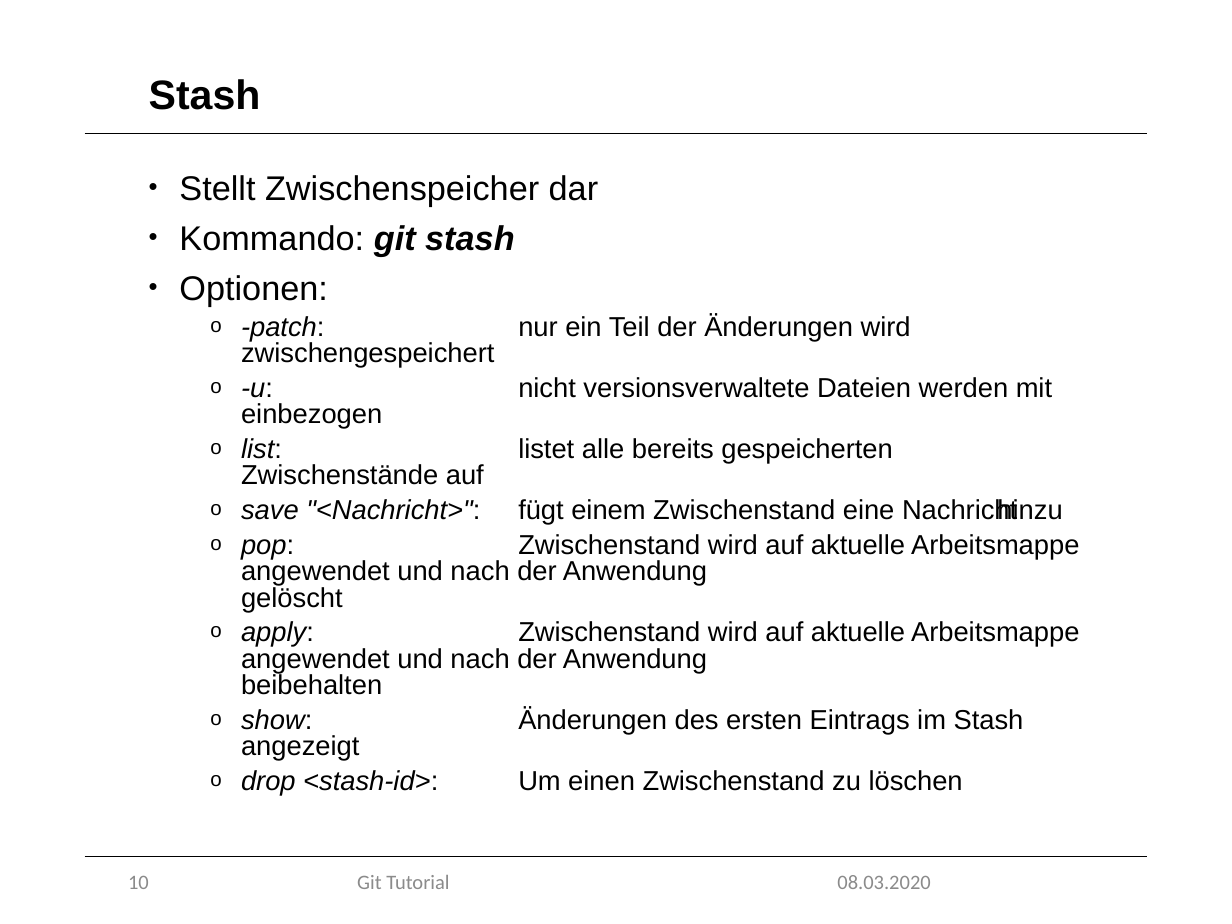
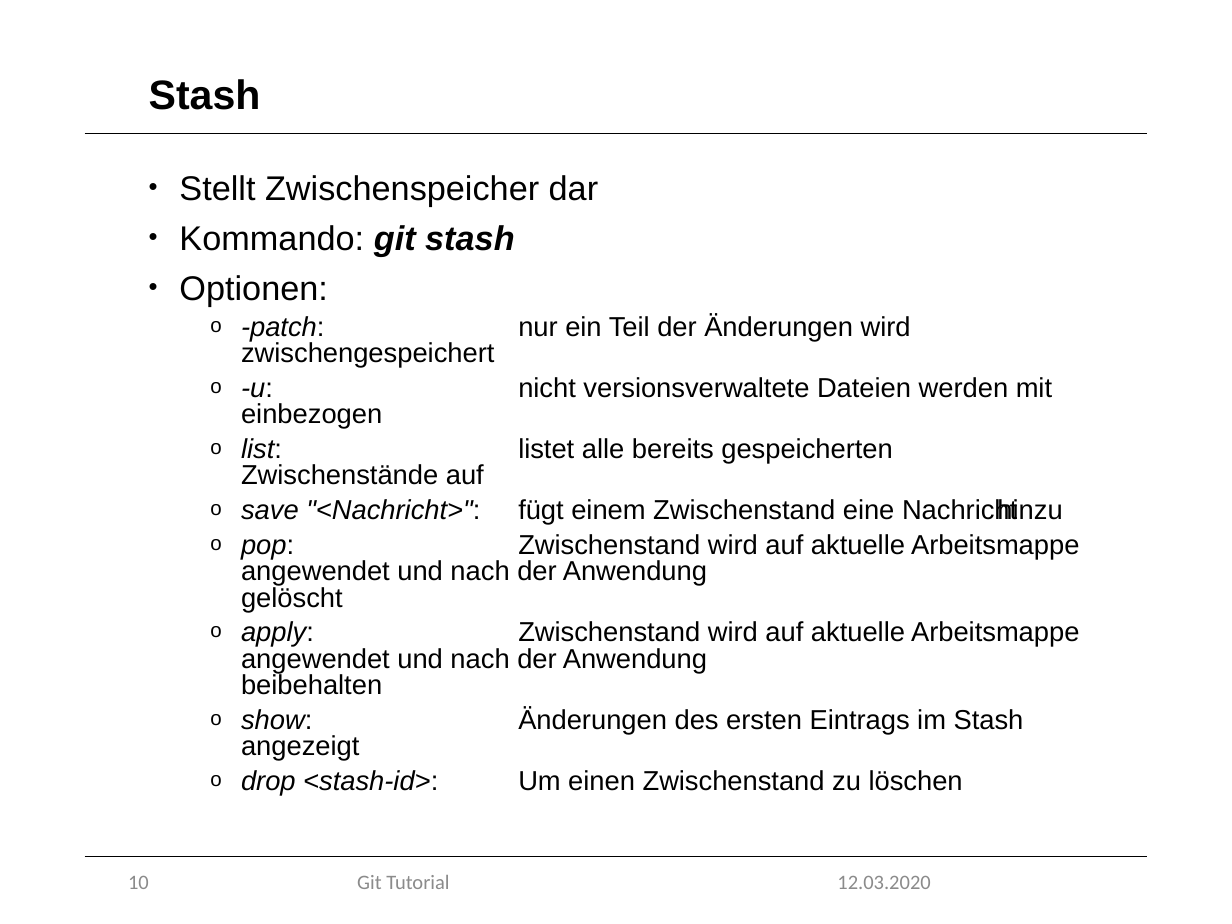
Before and after one commit to marcretzlaff/projektarbeit, a slide deck: slide 10 of Präsentation-90min/Präsentation-90min.pptx. Drawn at 1232x924 pixels with LibreOffice and Linux fonts; fonts in the diff are those of the drawing; background and template pictures are left out. Boxes give left, top, right and bottom in pixels: in the first picture for what was removed or moved away, otherwise in the second. Text is boxed around its words. In the diff, an @@ line names an element or a change of style, - is before the commit and + after.

```diff
--- a/Präsentation-90min/Präsentation-90min.pptx
+++ b/Präsentation-90min/Präsentation-90min.pptx
@@ text at (837, 876, 930, 889): text changed @@
-08.03.2020
+12.03.2020
```
Also in this commit, not shown: 27 other slides changed, 2 slides added, 2 slides removed.
